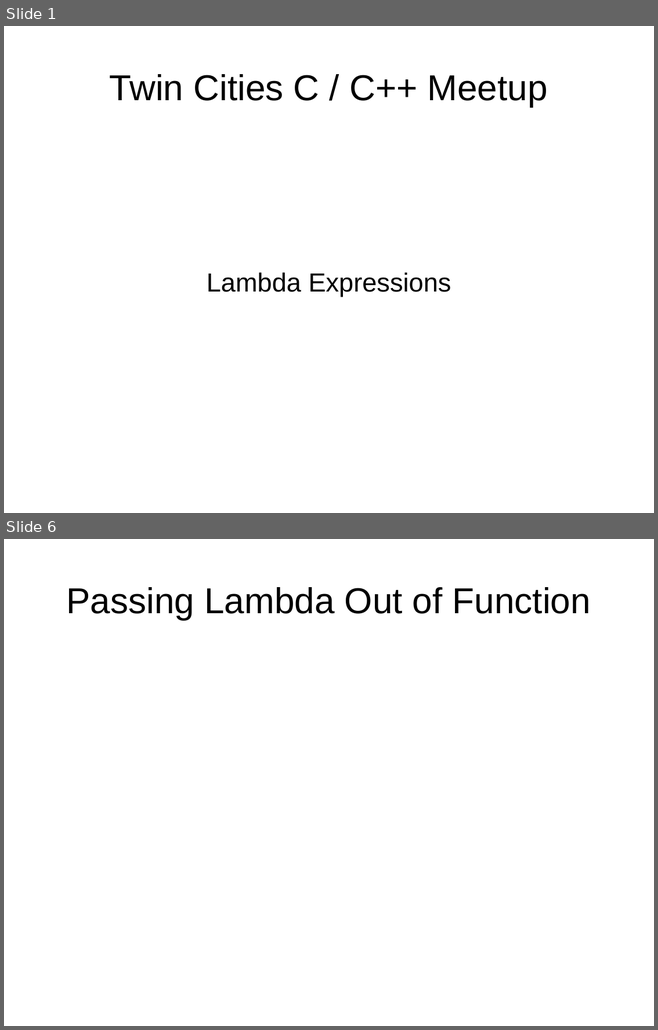
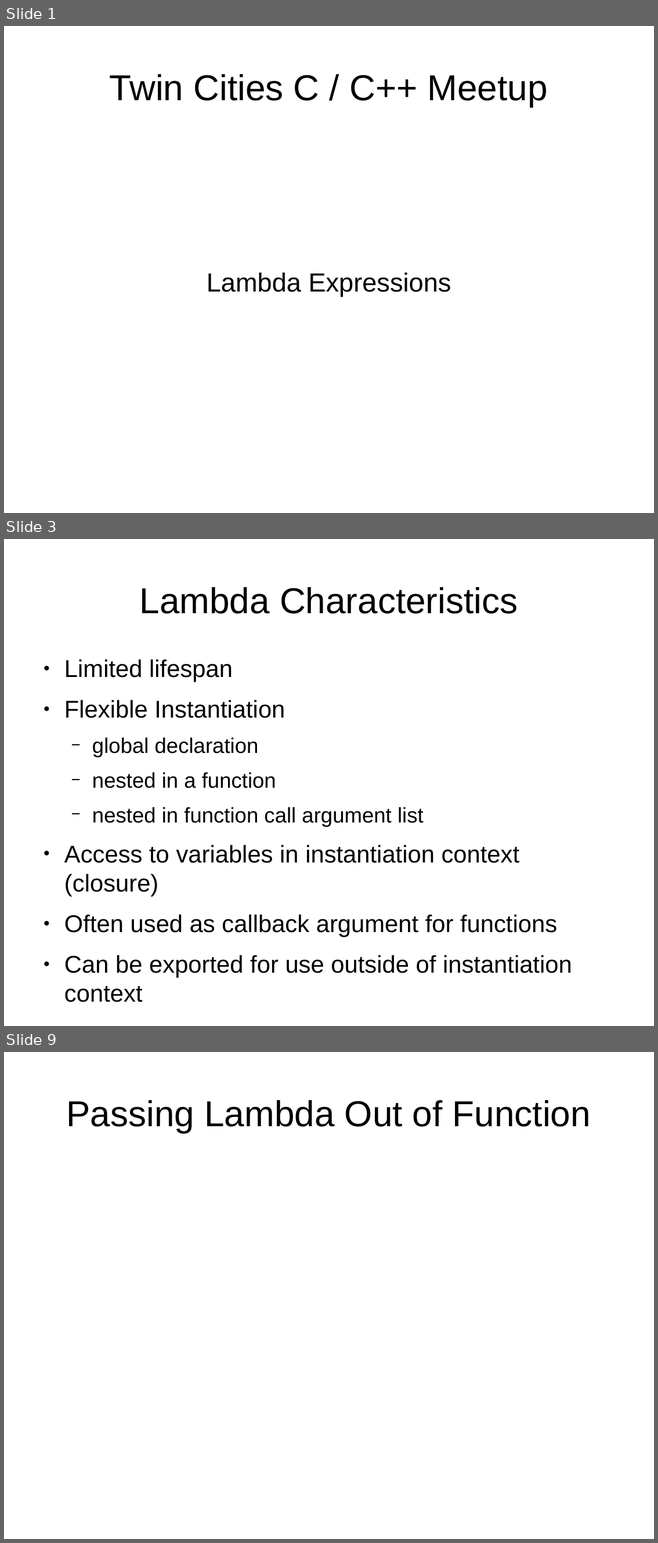
Before and after one commit to cjungmann/lambda_talk, a slide deck: lambda.odp. Shown one above the other, each under a label of ours: slides 1 and 6 before the commit, slides 1, 3 and 9 after it; the slides between them are not shown. The pictures are 658x1030 and 658x1543 pixels, drawn with LibreOffice and Linux fonts; fonts in the diff are those of the drawing. Boxes give left, top, right and bottom in pixels: in the first picture for what was removed or moved away, otherwise in the second. Text is boxed around its words. In the diff, an @@ line names an element or a change of style, - is before the commit and + after.

```diff
--- a/lambda.odp
+++ b/lambda.odp
@@ slide 3 added at (x1=4, y1=539, x2=654, y2=1026), background #FFFFFF @@
@@ title added at (x1=140, y1=587, x2=517, y2=614), 44 pt, text #000000 @@
+Lambda Characteristics
@@ text added at (x1=64, y1=659, x2=572, y2=1002), 29.6 pt, text #000000 @@
+● Limited lifespan
+● Flexible Instantiation
+  − global declaration
+  − nested in a function
+  − nested in function call argument list
+● Access to variables in instantiation context (closure)
+● Often used as callback argument for functions
+● Can be exported for use outside of instantiation context
@@ what was slide 6 is now slide 9 @@
```
Also in this commit, not shown: 2 slides changed, 5 other slides added, 2 slides removed.
